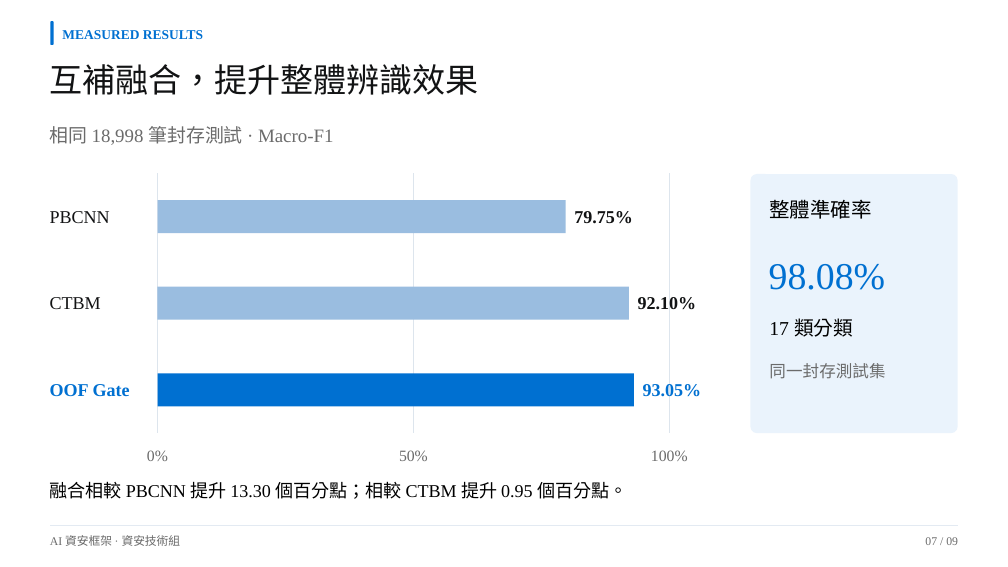
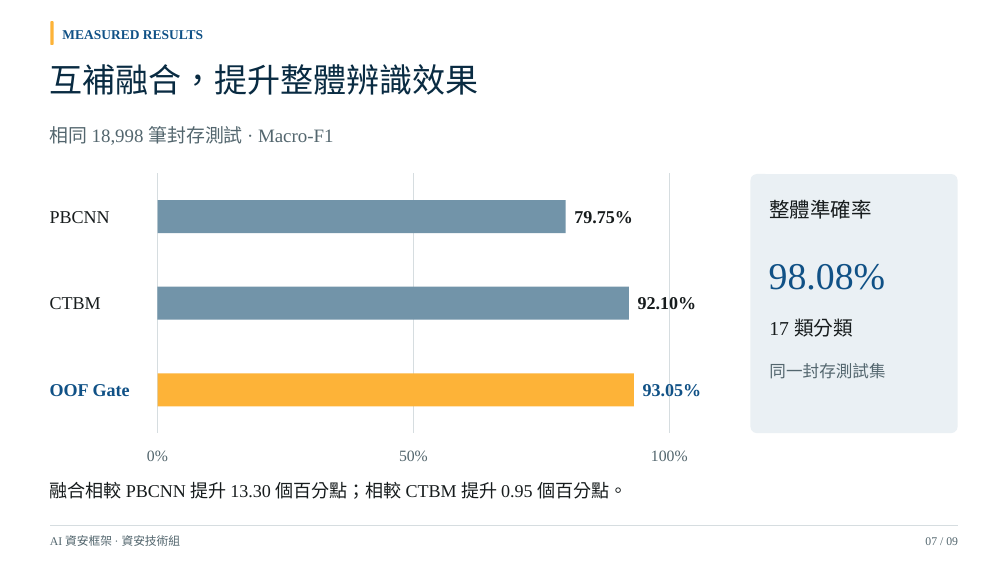
Before and after one commit to Lily09-project/innoserve-competition, a slide deck: slide 7 of deliverables/決賽簡報_AI資安框架.pptx. Drawn at 1008x567 pixels with LibreOffice and Linux fonts; fonts in the diff are those of the drawing. Boxes give left, top, right and bottom in pixels: in the first picture for what was removed or moved away, otherwise in the second. Text is boxed around its words. In the diff, an @@ line names an element or a change of style, - is before the commit and + after.

```diff
--- a/deliverables/決賽簡報_AI資安框架.pptx
+++ b/deliverables/決賽簡報_AI資安框架.pptx
@@ rounded rectangle at [51, 21, 54, 45]: fill #0070D1 to #FDB338 @@
@@ text "互補融合，提升整體辨識效果" at [49, 64, 478, 95]: text colour #121314 to #092B42 @@
@@ outline #DDE5ED 0.75 pt to #D6DDE0 0.75 pt in 3 elements at [157, 173, 158, 433], [414, 173, 414, 433], [669, 173, 670, 433] @@
@@ rounded rectangle at [751, 174, 958, 433]: fill #EAF3FC to #EAF0F4 @@
@@ rectangle at [157, 200, 566, 234]: fill #9ABDE0 to #7294A9 @@
@@ text colour #0070D1 to #105186 in 4 elements at [62, 30, 203, 39], [50, 384, 130, 396], [643, 382, 702, 400], [769, 264, 886, 290] @@
@@ rectangle at [157, 287, 629, 320]: fill #9ABDE0 to #7294A9 @@
@@ rectangle at [157, 374, 634, 407]: fill #0070D1 to #FDB338 @@
@@ text colour #000000 to #171C1D in 3 elements at [769, 199, 872, 219], [769, 318, 853, 337], [50, 481, 627, 499] @@
@@ freeform shape at [51, 526, 958, 526]: outline #E3EAF2 0.75 pt to #D6DDE0 0.75 pt @@
@@ text colour #6B6B6B to #53666E in 7 elements at [50, 126, 333, 145], [147, 450, 168, 461], [399, 450, 428, 461], [651, 450, 688, 461], [769, 363, 885, 379], [50, 535, 181, 546], [925, 537, 958, 545] @@
```
Also in this commit, not shown: 10 other slides changed, 40 other files.
